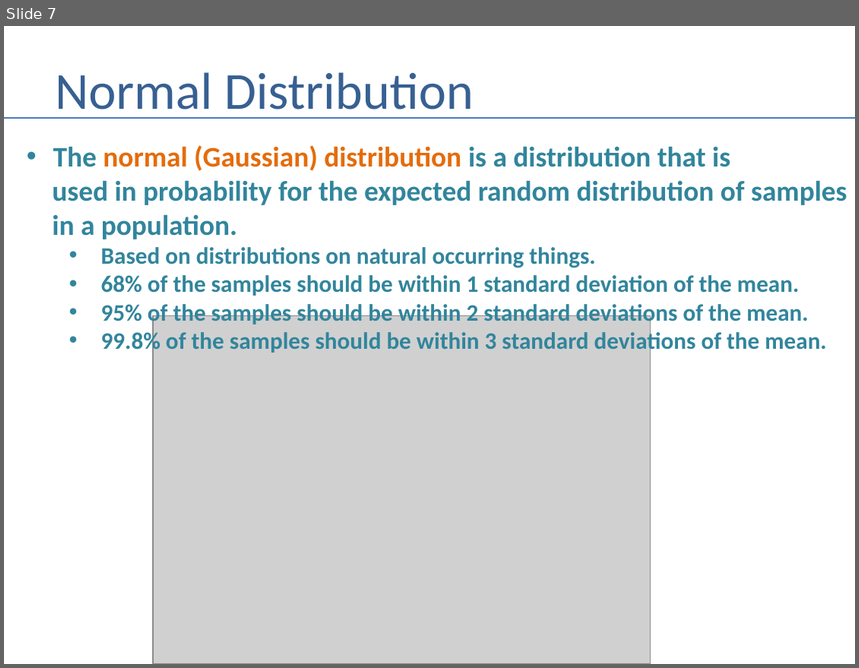
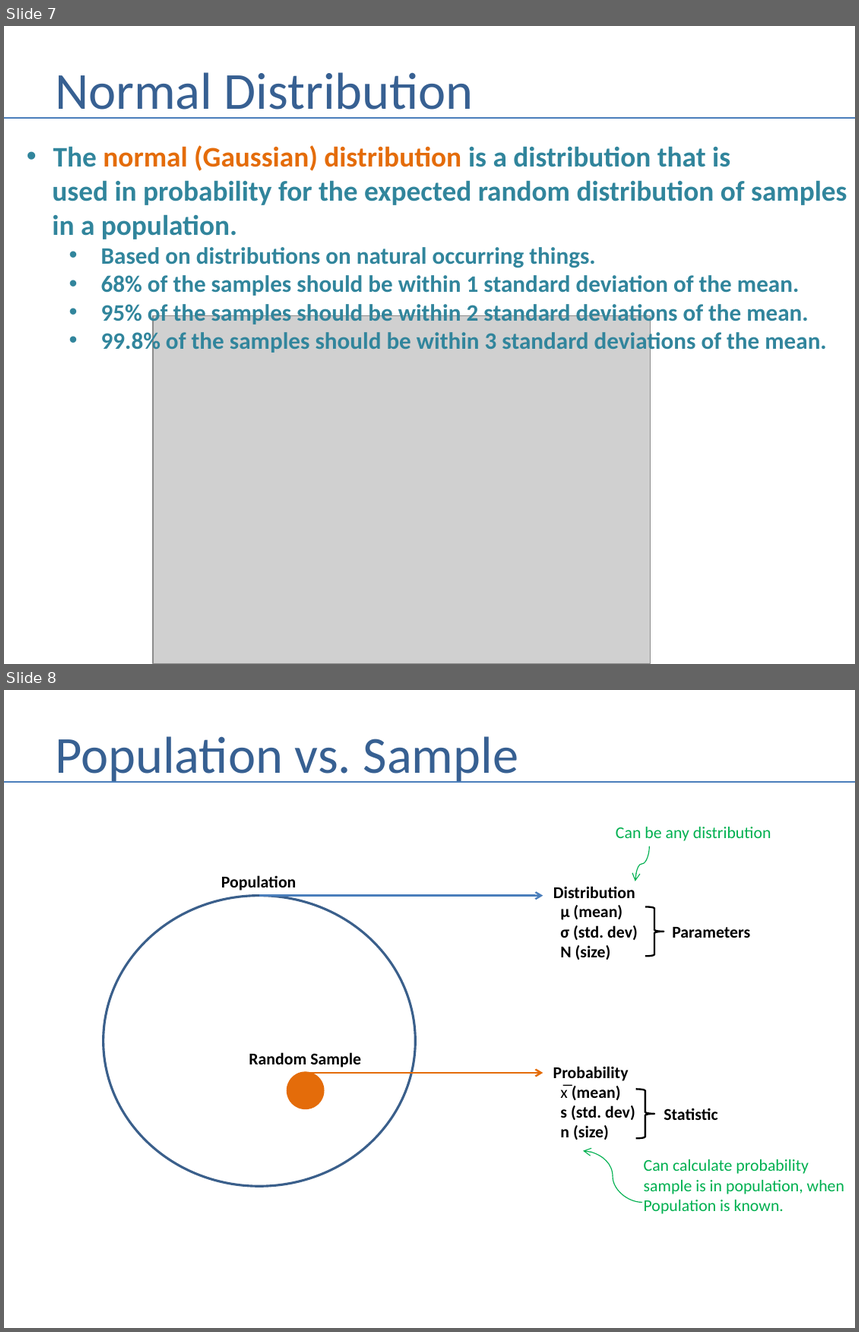
Before and after one commit to andrewferlitsch/Portland-Data-Science-Group, a slide deck: Presentations/Stats - Basics - Terms.pptx. Shown one above the other, each under a label of ours: slide 7 before the commit, slides 7 and 8 after it. The pictures are 859x668 and 859x1332 pixels, drawn with LibreOffice and Linux fonts; fonts in the diff are those of the drawing; grey boxes stand for pictures. Boxes give left, top, right and bottom in pixels: in the first picture for what was removed or moved away, otherwise in the second. Text is boxed around its words. In the diff, an @@ line names an element or a change of style, - is before the commit and + after.

```diff
--- a/Presentations/Stats - Basics - Terms.pptx
+++ b/Presentations/Stats - Basics - Terms.pptx
@@ slide 8 added at [4, 690, 855, 1328], background #FFFFFF @@
@@ title added at [55, 736, 519, 783], 44 pt, text #376092 @@
+Population vs. Sample
@@ line added from (4, 782) to (855, 782), #4B7EBC 1.5 pt @@
@@ text added at [616, 827, 772, 841], 14 pt, text #00B050 @@
+Can be any distribution
@@ curved arrow added from (649, 847) to (636, 882), #00B050 0.75 pt @@
@@ text added at [221, 875, 297, 891], 14 pt, text #000000, bold @@
+Population
@@ text added at [553, 886, 636, 898], 14 pt, text #000000, bold @@
+Distribution
@@ ellipse added at [104, 896, 416, 1187], outline #3A5F8C 2 pt @@
@@ arrow added from (259, 896) to (543, 896), #4B7EBC 1.5 pt @@
@@ text added at [560, 905, 638, 960], 14 pt, text #000000, bold @@
+µ (mean)
+σ (std. dev)
+N (size)
@@ right brace added at [645, 907, 664, 957], outline #000000 1.5 pt @@
@@ text added at [672, 927, 750, 938], 14 pt, text #000000, bold @@
+Parameters
@@ text added at [249, 1053, 361, 1068], 14 pt, text #000000, bold @@
+Random Sample
@@ ellipse added at [287, 1073, 323, 1109], fill #E46C0A, outline #E46C0A 2 pt @@
@@ arrow added from (306, 1073) to (543, 1073), #E46C0A 1.5 pt @@
@@ text added at [553, 1066, 636, 1140], 14 pt, text #000000, bold @@
+Probability
+x̅ (mean)
+s (std. dev)
+n (size)
@@ right brace added at [636, 1089, 655, 1138], outline #000000 1.5 pt @@
@@ text added at [664, 1108, 718, 1120], 14 pt, text #000000, bold @@
+Statistic
@@ curved arrow added from (642, 1202) to (583, 1151), #00B050 0.75 pt @@
@@ text added at [644, 1160, 845, 1214], 14 pt, text #00B050 @@
+Can calculate probability
+sample is in population, when
+Population is known.
```
Also in this commit, not shown: 5 other slides added.
